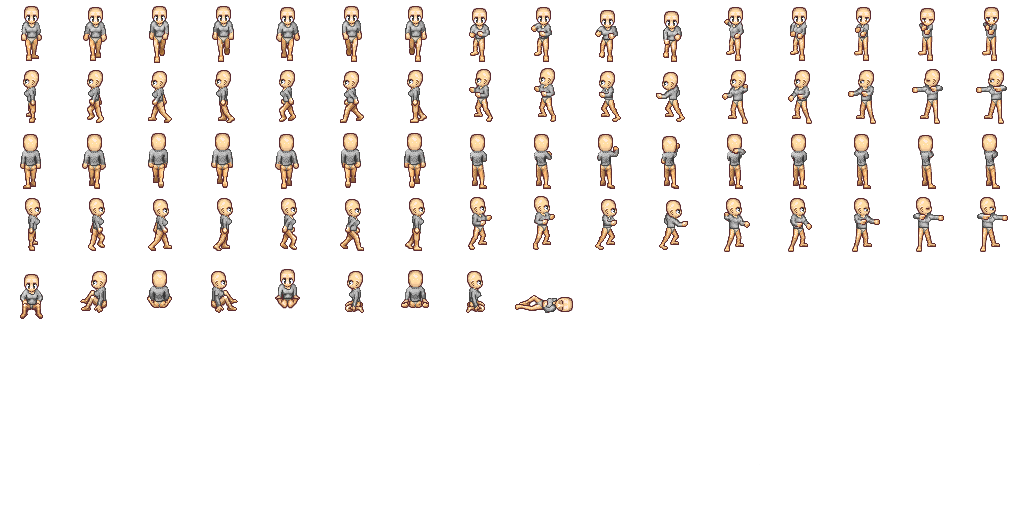
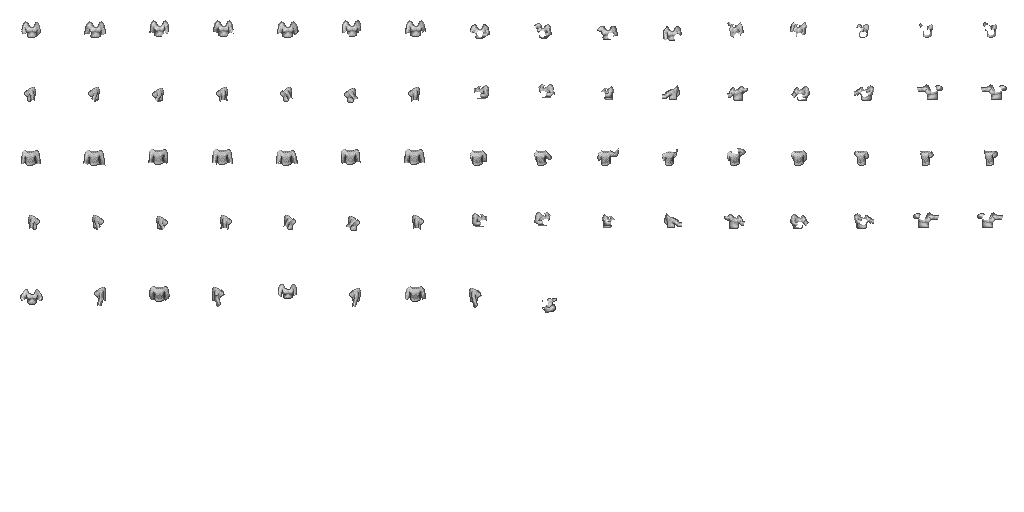
The second 1024px x 512px image is a revision of the first. Changes to its layers:
painted on "New Sprite" over box(20, 20, 1005, 319)
hid "Human" over box(20, 6, 1008, 319)
